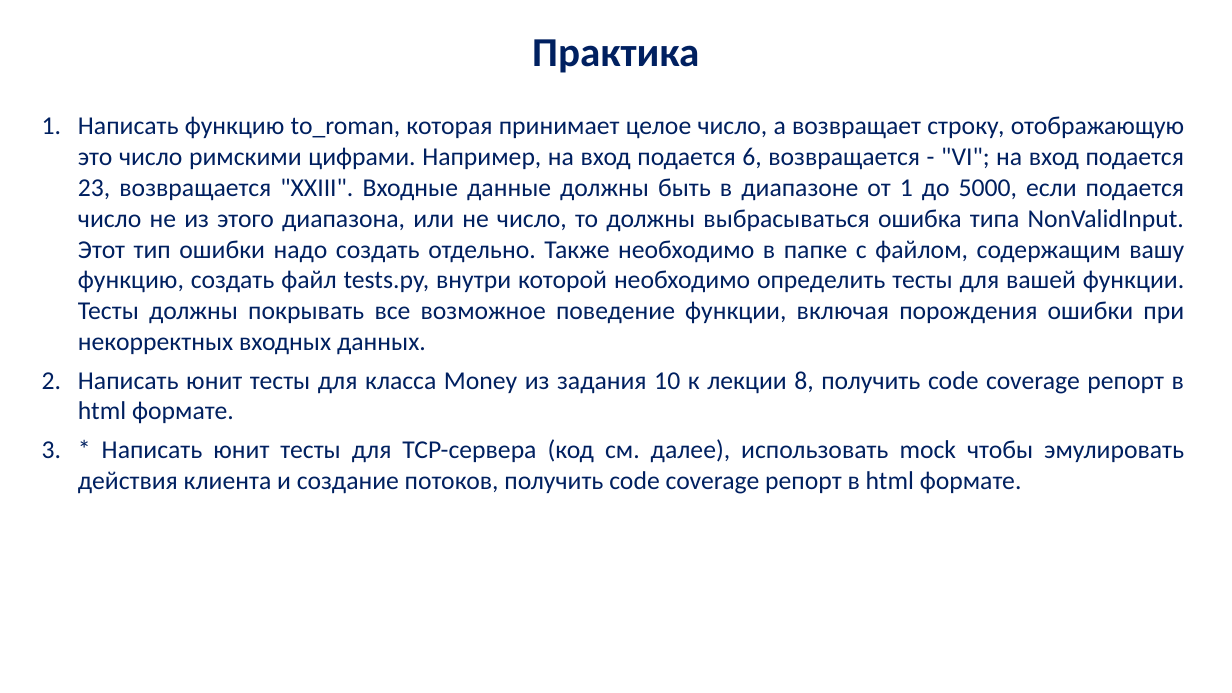
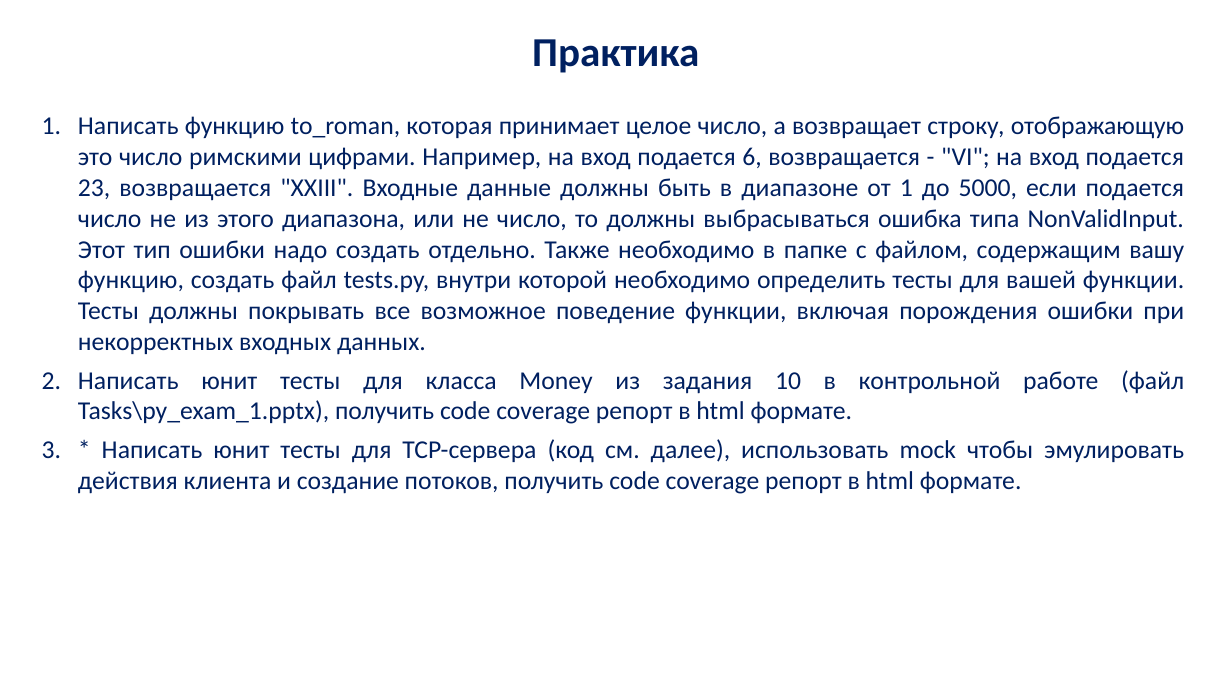
Before and after one commit to vamishnin/PythonCoursePro, a slide deck: slide 51 of Lectures/py_lec_13.pptx. Drawn at 1232x693 pixels with LibreOffice and Linux fonts; fonts in the diff are those of the drawing; background and template pictures are left out. Boxes give left, top, right and bottom in pixels: in the first picture for what was removed or moved away, otherwise in the second. Text is boxed around its words. In the diff, an @@ line names an element or a change of style, - is before the commit and + after.

Commit message:
Update task in lec13

```diff
--- a/Lectures/py_lec_13.pptx
+++ b/Lectures/py_lec_13.pptx
@@ text at (x1=78, y1=370, x2=1184, y2=424): text changed @@
-2. Написать юнит тесты для класса Money из задания 10 к лекции 8, получить code coverage репорт в html формате.
+2. Написать юнит тесты для класса Money из задания 10 в контрольной работе (файл Tasks\py_exam_1.pptx), получить code coverage репорт в html формате.
```
